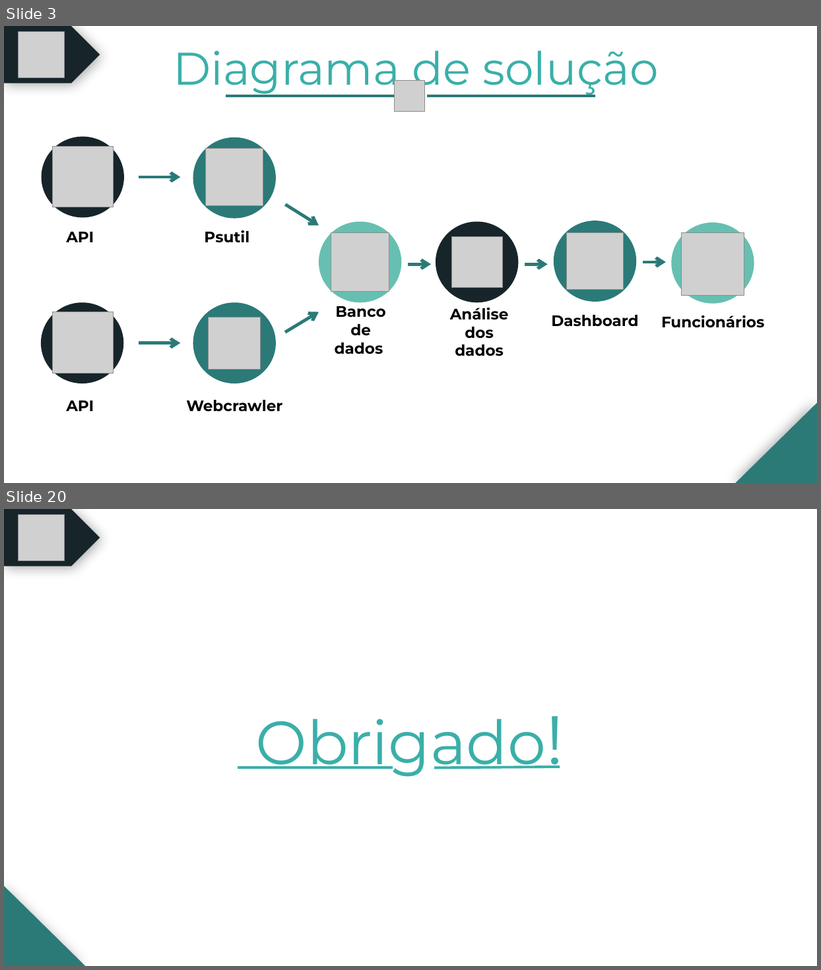
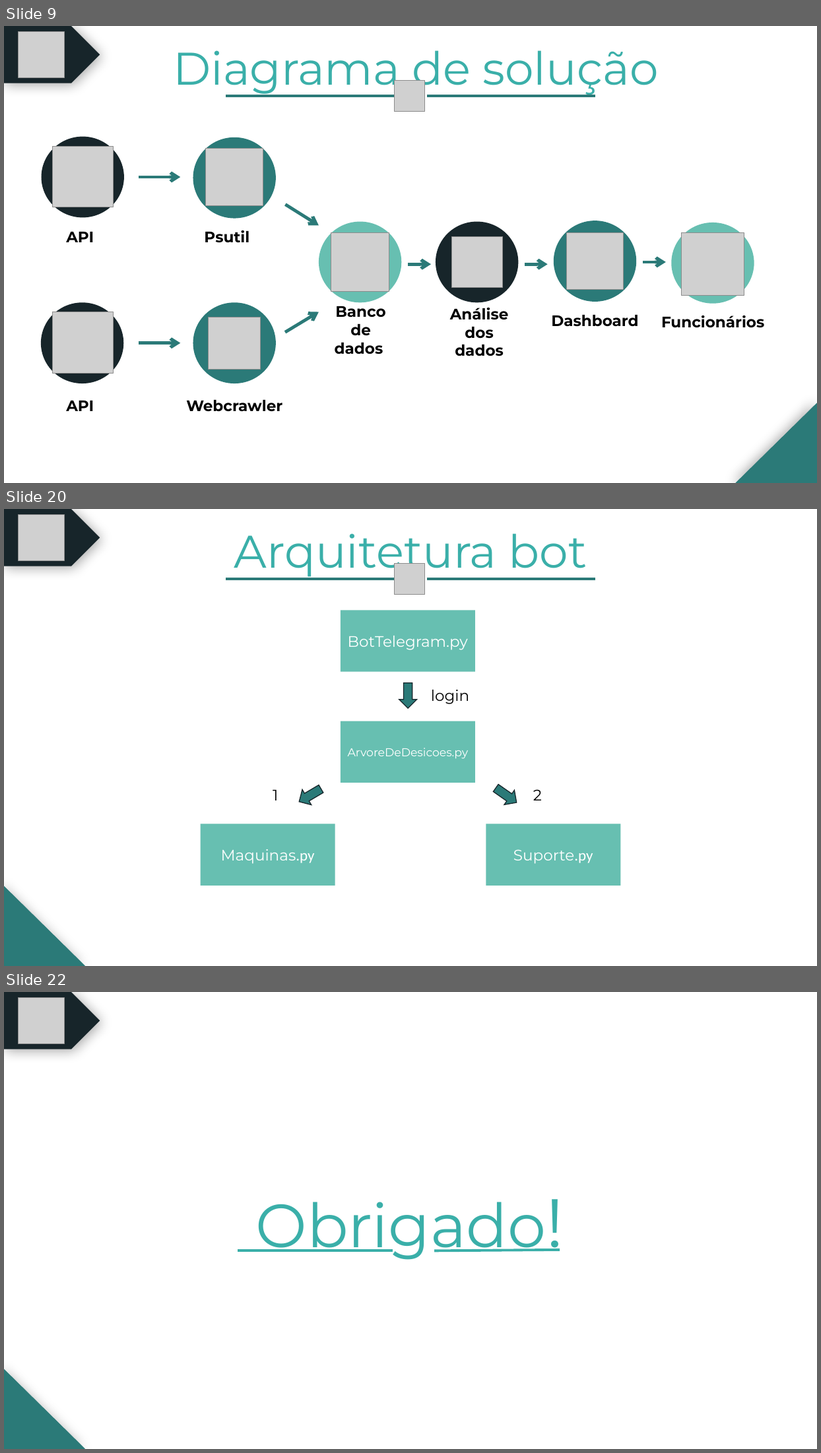
Before and after one commit to BandTec/grupo-10-ccoa-20201, a slide deck: MONITORAMENTO/Documentação/PPTs/Cold Stock Apresentação - Sprint 3.pptx. Shown one above the other, each under a label of ours: slides 3 and 20 before the commit, slides 9, 20 and 22 after it; the slides between them are not shown. The pictures are 821x970 and 821x1453 pixels, drawn with LibreOffice and Linux fonts; fonts in the diff are those of the drawing; grey boxes stand for pictures. Boxes give left, top, right and bottom in pixels: in the first picture for what was removed or moved away, otherwise in the second. Text is boxed around its words. In the diff, an @@ line names an element or a change of style, - is before the commit and + after.

```diff
--- a/MONITORAMENTO/Documentação/PPTs/Cold Stock Apresentação - Sprint 3.pptx
+++ b/MONITORAMENTO/Documentação/PPTs/Cold Stock Apresentação - Sprint 3.pptx
@@ slide 20 added at [4, 509, 817, 966], background #FFFFFF @@
@@ pentagon arrow added at [4, 509, 100, 566], fill #17252A @@
@@ picture added at [19, 514, 64, 560] @@
@@ group added at [226, 533, 595, 594]: 2 lines, 1 text, 1 picture @@
+Arquitetura bot
@@ rectangle added at [341, 610, 475, 672], fill #67BFB1, 18 pt, text #FFFFFF @@
+BotTelegram.py
@@ rectangle added at [451, 623, 502, 654], fill #FFFFFF, outline #FFFFFF 1 pt @@
@@ down arrow added at [399, 683, 417, 708], fill #2B7A78, outline #17252A 1 pt @@
@@ text added at [431, 690, 469, 704], 18 pt, text #000000 @@
+login
@@ rectangle added at [341, 722, 475, 783], fill #67BFB1, 13.5 pt, text #FFFFFF @@
+ArvoreDeDesicoes.py
@@ down arrow added at [294, 782, 325, 810], fill #2B7A78, outline #17252A 1 pt @@
@@ down arrow added at [491, 781, 522, 810], fill #2B7A78, outline #17252A 1 pt @@
@@ text added at [273, 790, 278, 801], 18 pt, text #000000 @@
+1
@@ text added at [533, 789, 542, 801], 18 pt, text #000000 @@
+2
@@ rectangle added at [201, 824, 335, 886], fill #67BFB1, 18 pt, text #FFFFFF @@
+Maquinas.py
@@ rectangle added at [486, 824, 620, 886], fill #67BFB1, 18 pt, text #FFFFFF @@
+Suporte.py
@@ right triangle added at [4, 886, 86, 966], fill #2B7A78 @@
@@ what was slide 3 is now slide 9 @@
@@ what was slide 20 is now slide 22 @@
```
Also in this commit, not shown: 8 slides changed, 10 other slides added, 9 slides removed, 1 other file.
